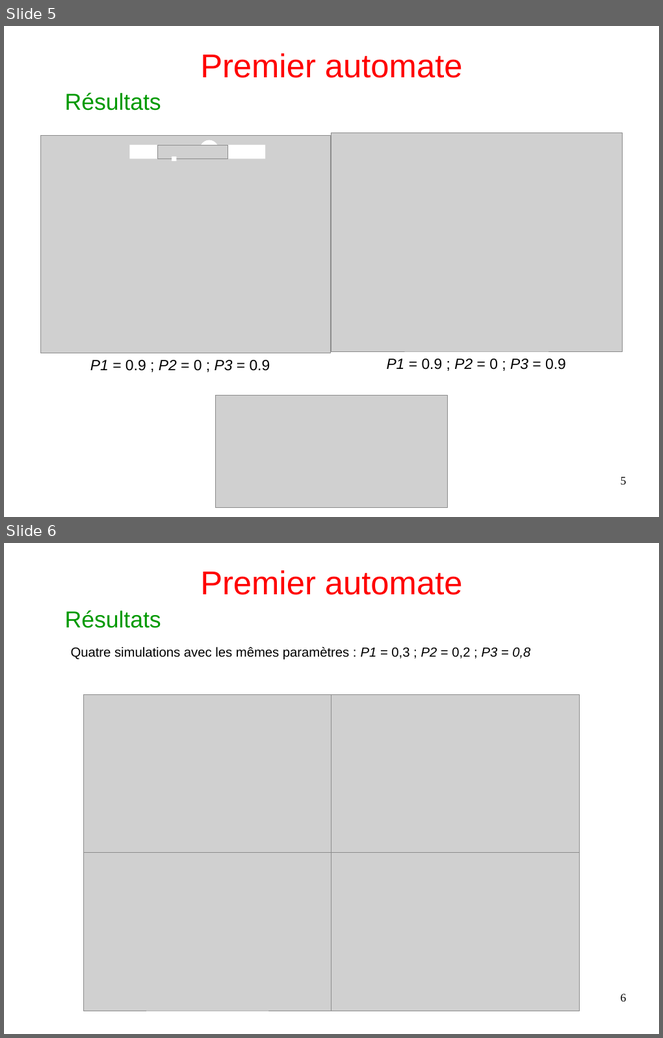
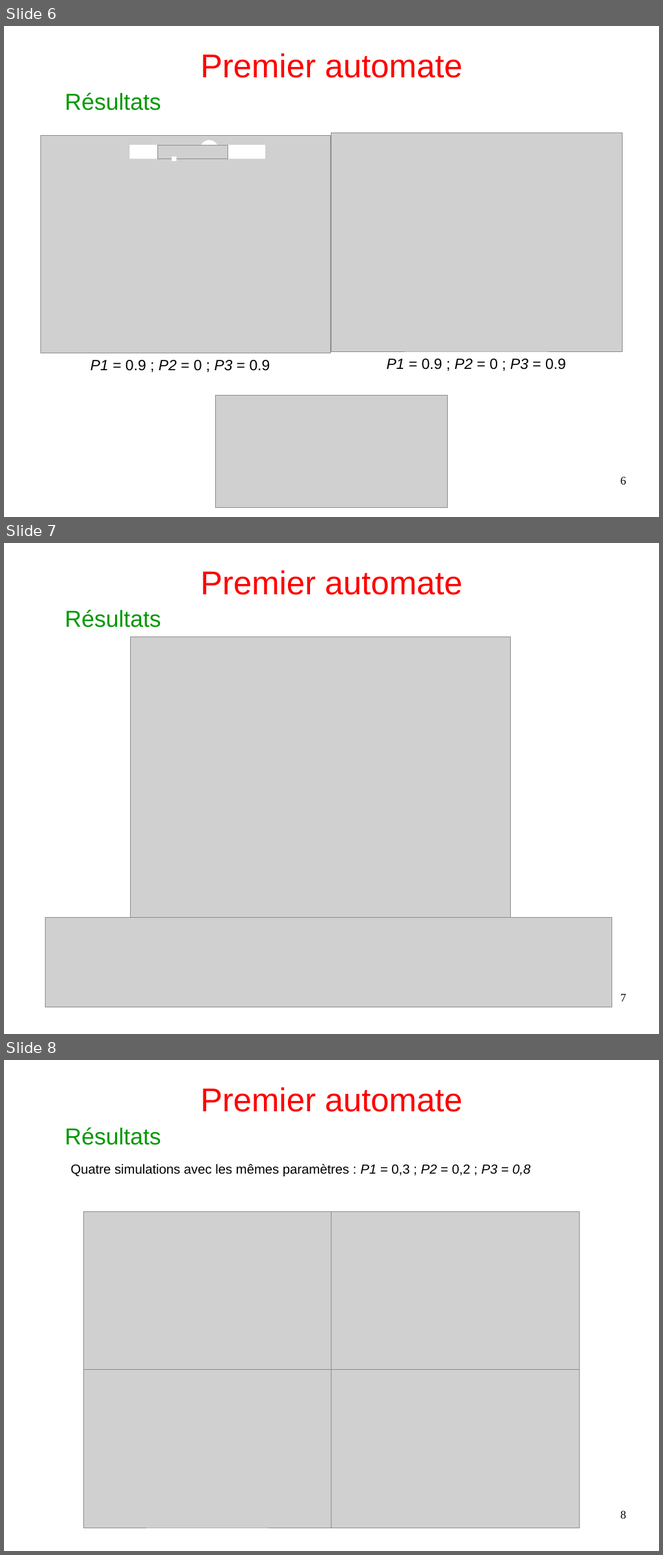
Before and after one commit to Arthurrre/TIPE_Automate, a slide deck: diapo/diapo.odp. Shown one above the other, each under a label of ours: slides 5 and 6 before the commit, slides 6, 7 and 8 after it. The pictures are 663x1038 and 663x1555 pixels, drawn with LibreOffice and Linux fonts; fonts in the diff are those of the drawing; grey boxes stand for pictures. Boxes give left, top, right and bottom in pixels: in the first picture for what was removed or moved away, otherwise in the second. Text is boxed around its words. In the diff, an @@ line names an element or a change of style, - is before the commit and + after.

```diff
--- a/diapo/diapo.odp
+++ b/diapo/diapo.odp
@@ slide 7 added at bbox=[4, 543, 659, 1034], background #FFFFFF @@
@@ title added at bbox=[200, 570, 463, 595], 40 pt, text #FF0000 @@
+Premier automate
@@ text added at bbox=[65, 609, 161, 627], 28 pt, text #009900 @@
+Résultats
@@ picture added at bbox=[131, 637, 511, 923] @@
@@ picture added at bbox=[45, 917, 612, 1007] @@
@@ page number added at bbox=[621, 994, 627, 1002], 14 pt, text #000000 @@
+7
@@ what was slide 5 is now slide 6 @@
@@ page number at bbox=[621, 477, 627, 485]: text changed @@
-5
+6
@@ what was slide 6 is now slide 8 @@
@@ page number at bbox=[621, 1511, 627, 1519]: text changed @@
-6
+8
```
Also in this commit, not shown: 3 other slides added.
